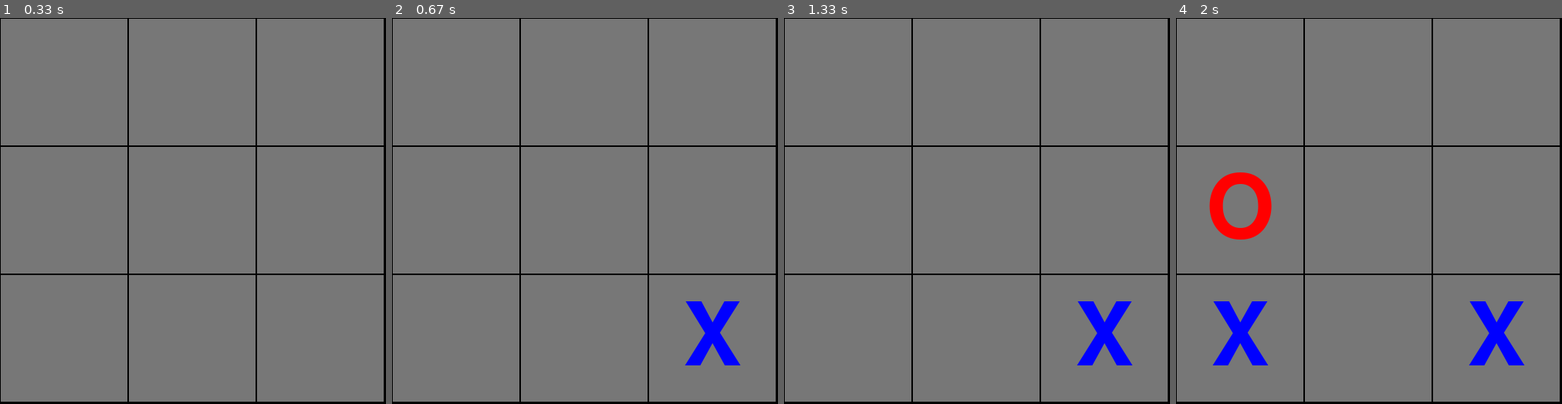
Above: before the commit, frames 1-4 (left to right).
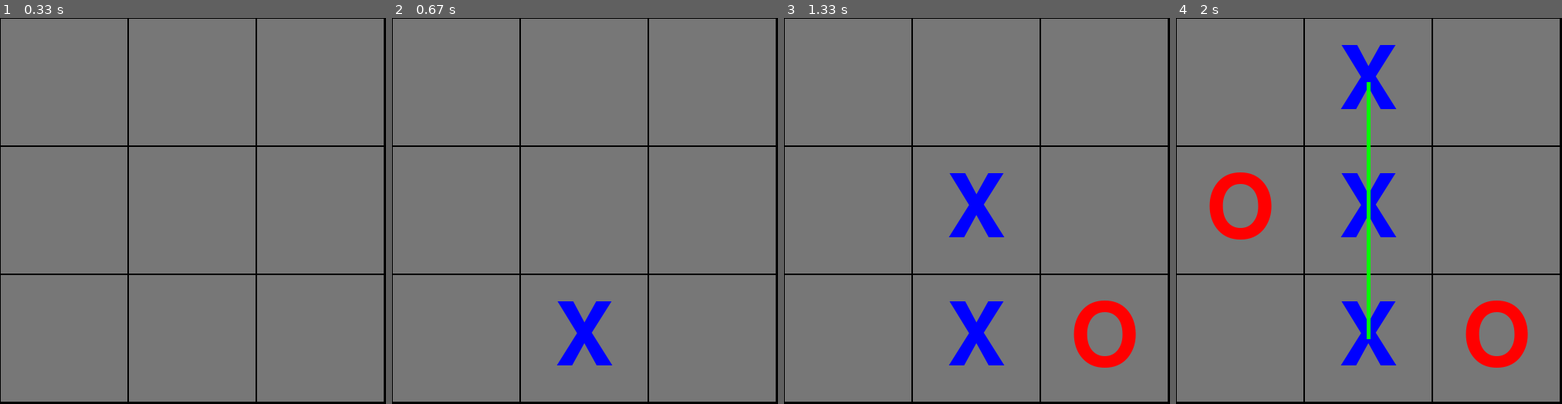
Above: after the commit, the same moments.

Repository: nafiz1001/tic-tac-toe-pygame
Game: pygame game, started from main.py
Two runs of this game, one before a commit and one after it. Both use one fixed random seed, a clock stepped at 60 frames per second and the inputs below.
Inputs (mouse positions are in pixels of both pictures, inside the frame that each line leads up to):
- Up to frame 1 (0.33 s): no input
- Up to frame 2 (0.67 s): hold R from 0.33 s (still down)
- Up to frame 3 (1.33 s): release R at 0.8 s; press the mouse at (1034, 75) at 0.87 s; move the mouse to (1077, 211) at 0.97 s; release the mouse at (1119, 346) at 1.1 s; press the mouse at (1034, 75) at 1.3 s
- Up to frame 4 (2 s): move the mouse to (1326, 137) at 1.4 s; release the mouse at (1230, 199) at 1.53 s; press the mouse at (1426, 75) at 1.97 s

Frame 1 is identical in both runs. In frame 2, 2.4% of the frame differs, in the area x 42-91%, y 73-90%; in frame 3, 4.5%; in frame 4, 7.4%, in the area x 9-92%, y 7-91%.

Commit message:
refactor and comment

Diff:
--- a/ai.py
+++ b/ai.py
@@ -1,48 +1,36 @@
 import random
+from typing import TypeVar
 
-from game import Game
+from ai_controller import AIController
+
+T = TypeVar("T")
 
 
 class AI:
-    def __init__(self) -> None:
-        pass
+    """A general purpose AI that only expects an AIController object to play the game"""
 
-    def max_search(self, game: Game) -> Game:
-        index = game.evaluation_index()
+    @staticmethod
+    def monte_carlo_method(game: AIController[T], max_player: bool, max_sample: int):
+        """Picks the next move using Monte Carlo Method"""
 
-        def aux(g: Game):
-            total = 0
-            for proc in g.procedures():
-                total += aux(proc())
-            return total + g.evaluation()[index]
+        branches = list(game.branches())
 
-        procedures = list(game.procedures())
-        evaluations = [0] * len(procedures)
-        for i, proc in enumerate(procedures):
-            evaluations[i] = aux(proc())
+        if branches:
+            evaluations = [0 for _ in branches]
 
-        best_index, _ = max(enumerate(evaluations), key=lambda x: x[1])
-        return procedures[best_index]()
+            for i, (_, next_turn) in enumerate(branches):
+                for _ in range(max_sample):
+                    last_turn = next_turn
 
-    def mcts(self, game: Game, max_sample: int) -> Game:
-        procedures = list(game.procedures())
-
-        if procedures:
-            index = game.evaluation_index()
-            evaluations = [0] * len(procedures)
-
-            for i, procedure in enumerate(procedures):
-                newgame = procedure()
-
-                for _ in range(max_sample):
-                    newnewgame = newgame
-                    newnewprocedures = list(newnewgame.procedures())
-
-                    while newnewprocedures:
-                        newnewgame = random.choice(newnewprocedures)()
-                        newnewprocedures = list(newnewgame.procedures())
-
-                    evaluations[i] += newnewgame.evaluation()[index]
+                    while True:
+                        sub_branches = list(last_turn.branches())
+                        if sub_branches:
+                            last_turn = random.choice(sub_branches)[1]
+                        else:
+                            evaluations[i] += last_turn.evaluation() * (
+                                1 if max_player else -1
+                            )
+                            break
 
             best_index, _ = max(enumerate(evaluations), key=lambda x: x[1])
-            return procedures[best_index]()
+            return branches[best_index][0]
--- /dev/null
+++ b/ai_controller.py
@@ -0,0 +1,25 @@
+from typing import Generic, Iterable, TypeVar
+
+
+T = TypeVar("T")
+
+
+class AIController(Generic[T]):
+    """
+    An abstract game interface primarily designed for artificial intelligence
+    """
+
+    def branches(self) -> Iterable[tuple[T, "AIController[T]"]]:
+        """
+        Returns a sequence of available moves and copies of the next state.
+        """
+
+        pass
+
+    def evaluation(self) -> int:
+        """
+        Returns the approximate/precise evaluation/score of
+        the current game state relative to the first player.
+        """
+
+        return 0
--- a/game.py
+++ /dev/null
@@ -1,16 +0,0 @@
-from typing import Iterable
-from collections.abc import Callable, Sequence
-
-
-class Game:
-    def __init__(self) -> None:
-        pass
-
-    def procedures(self) -> Iterable[Callable[[], "Game"]]:
-        pass
-
-    def evaluation_index(self) -> int:
-        return 0
-
-    def evaluation(self) -> Sequence[int]:
-        return [0]
--- a/main.py
+++ b/main.py
@@ -4,10 +4,16 @@
 import ai
 import random
 
-ttt = tictactoe.TicTacToe.new()
+# create tic-tac-toe instance
+ttt = tictactoe.TicTacToe()
+
+# create tic-tac-toe AI
 tttai = ai.AI()
+
+# initialize symbol for ai
 tttai_symbol = random.choice(tictactoe.PLAYERS)
 
+# initialize pygame
 pygame.init()
 
 size = width, height = 500, 500
@@ -15,44 +21,66 @@
 screen = pygame.display.set_mode(size)
 pygame.display.set_caption("Tic-Tac-Toe")
 
+# initialize board
 board = board.TicTacToeBoard(screen)
 
 board.draw_grid()
+# update display
+pygame.display.flip()
+
+print(str(ttt))
+
+mouseup = False
+
+# main loop
 while True:
-    mouseup = False
     for event in pygame.event.get():
         if event.type == pygame.QUIT:
+            # player wants to exit
             sys.exit()
         if event.type == pygame.MOUSEBUTTONUP:
+            # player clicked completely
             mouseup = True
         if event.type == pygame.KEYDOWN and event.key == pygame.K_r:
-            ttt = tictactoe.TicTacToe.new()
+            # player wants to restart the game
+            ttt = tictactoe.TicTacToe()
             tttai_symbol = random.choice(tictactoe.PLAYERS)
+
             board.draw_grid()
+            # updates display
+            pygame.display.flip()
 
-        if isinstance(ttt.curr_state(), tictactoe.TicTacToe.InProgress):
-            symbol = ttt.curr_player()
-            cellpos = None
+            print(str(ttt))
+
+        if isinstance(ttt.get_state(), tictactoe.InProgress):
+            symbol = ttt.get_player()
+            cell_pos = None
 
             if symbol != tttai_symbol and mouseup:
-                cellpos = board.pos_to_cell(*pygame.mouse.get_pos())
+                # it is the player's turn
+                cell_pos = board.pos_to_cell(*pygame.mouse.get_pos())
+                mouseup = False
             elif symbol == tttai_symbol:
+                # it is the AI's turn
+                max_player = tttai_symbol == tictactoe.X
+                cell_pos = tttai.monte_carlo_method(ttt, max_player, 50)
 
-                def cast(g) -> tictactoe.TicTacToe:
-                    return g
-
-                newgame = cast(tttai.mcts(ttt, 100))
-                cellpos = newgame.point_added()
-
-            if cellpos:
-                newttt = ttt.play(cellpos)
-                if newttt is not ttt:
-                    ttt = newttt
-                    board.draw_symbol(*cellpos, symbol)
-                    res = ttt.curr_state()
-                    if isinstance(res, tictactoe.TicTacToe.Win):
+            if cell_pos:
+                try:
+                    # attempt to draw at cell_pos
+                    ttt.play(cell_pos)
+                    board.draw_symbol(*cell_pos, symbol)
+                    res = ttt.get_state()
+                    if isinstance(res, tictactoe.Win):
+                        # someone won the game, so draw
+                        # lines on matching cells
                         for points in res.strats:
                             board.draw_line(points[0], points[-1])
 
-    pygame.display.flip()
-    pygame.time.wait(10)
+                except tictactoe.IllegalMove as e:
+                    print(str(e))
+
+                # update display
+                pygame.display.flip()
+
+                print(str(ttt))
--- a/tictactoe.py
+++ b/tictactoe.py
@@ -1,6 +1,4 @@
-from collections.abc import Callable, Sequence
-from typing import Iterable, Union
-from game import Game
+from ai_controller import AIController
 
 SymbolType = int
 EMPTY_CELL = SymbolType(0)
@@ -8,16 +6,14 @@
 O = SymbolType(2)
 PLAYERS = [X, O]
 
-EMPTY_BOARD = {(x, y): EMPTY_CELL for y in range(3) for x in range(3)}
-
 WINNING_STRATS = (
     # horizontal
     [[(x, y) for x in range(3)] for y in range(3)]
     # vertical
     + [[(x, y) for y in range(3)] for x in range(3)]
-    # top left - bottom right
+    # top left to bottom right
     + [[(i, i) for i in range(3)]]
-    # top right - bottom left
+    # top right to bottom left
     + [[(2 - i, i) for i in range(3)]]
 )
 
@@ -27,99 +23,166 @@
     for x in range(3)
 }
 
+EMPTY_BOARD = 0
 
-class TicTacToe(Game):
+
+class IllegalMove(Exception):
+    """The exception thrown if the player makes an illegal move"""
+
+    def __init__(self, *args: object) -> None:
+        super().__init__(*args)
+        self.message = args[0]
+
+    def __str__(self) -> str:
+        return self.message
+
+
+class InProgress:
+    """Represents the in-progress state of the game"""
+
+    def __init__(self) -> None:
+        pass
+
+
+class Win:
+    """
+    Represents the winning state of the
+    game including the winning player and
+    the winning moves to win the game
+    """
+
+    def __init__(self, player: SymbolType, strats: list[list[tuple[int, int]]]) -> None:
+        self.player = player
+        self.strats = strats
+
+
+class Draw:
+    """Represents the draw state of the game"""
+
+    def __init__(self) -> None:
+        pass
+
+
+class TicTacToe(AIController[tuple[int, int]]):
+    """
+    A class to represent a tic-tac-toe game.
+    """
+
     def __init__(
         self,
-        ttt: Union["TicTacToe", None],
-        point: Union[tuple[int, int], None],
+        player: SymbolType = X,
+        board: dict[tuple[int, int], SymbolType] = EMPTY_BOARD,
+        state: Draw | InProgress | Win = InProgress(),
+        last_move: tuple[int, int] | None = None,
     ):
-        super().__init__()
+        """Constructs a TicTacToe instance"""
 
-        self.player = PLAYERS[ttt.player % len(PLAYERS) if ttt else 0]
-        self.board = dict(ttt.board) if ttt else dict(EMPTY_BOARD)
-        self.point = point
-        self.state = TicTacToe.InProgress()
+        self.player = player
+        self.board = (
+            {(x, y): EMPTY_CELL for y in range(3) for x in range(3)}
+            if board is EMPTY_BOARD
+            else board
+        )
+        self.state = state
+        self.last_move = last_move
 
-        if point and ttt:
-            self.board[point] = ttt.player
-            for strat in STRATS[point]:
-                count = sum(ttt.player == self.board[p] for p in strat)
+    def get_board(self):
+        """Returns the current board"""
+
+        return self.board
+
+    def get_player(self):
+        """Returns current player"""
+
+        return self.player
+
+    @staticmethod
+    def symbol_to_str(symbol: SymbolType):
+        """Returns string representation of symbol"""
+
+        return ["?", "X", "O"][symbol]
+
+    def get_state(self):
+        """Returns current state of the game"""
+
+        return self.state
+
+    def __str__(self):
+        """Returns the current state of the game in string format"""
+
+        board = "\n".join(
+            [
+                "".join([TicTacToe.symbol_to_str(self.board[(x, y)]) for x in range(3)])
+                for y in range(3)
+            ]
+        )
+        return f"{self.player}\n{board}\n{self.state}\n{self.last_move}"
+
+    def play(self, target: tuple[int, int]):
+        """
+        Plays a single round by marking a cell at (target[0], target[1]).
+        Throws IllegalMove exception if the cell is already occupied
+        or the game is not in progress (i.e. someone won or tied).
+        """
+
+        if self.board[target] in PLAYERS:
+            raise IllegalMove(f"Cell at ({target[0]}, {target[1]}) already occupied")
+        elif not isinstance(self.state, InProgress):
+            raise IllegalMove(f"The  game is not in progress")
+        else:
+            self.board[target] = self.player
+            self.last_move = target
+
+            # determine new game state
+            for strat in STRATS[target]:
+                count = sum(self.player == self.board[p] for p in strat)
                 if count == 3:
-                    if isinstance(self.state, TicTacToe.Win):
+                    if isinstance(self.state, Win):
                         self.state.strats.append(strat)
                     else:
-                        self.state = TicTacToe.Win(ttt.player, [strat])
-            if isinstance(self.state, TicTacToe.InProgress) and all(
+                        self.state = Win(self.player, [strat])
+            if isinstance(self.state, InProgress) and all(
                 self.board[p] != EMPTY_CELL for p in self.board
             ):
-                self.state = TicTacToe.Draw()
+                self.state = Draw()
 
-    @staticmethod
-    def new():
+            # switch to next player
+            self.player = [EMPTY_CELL, O, X][self.player]
+
+    def copy(self):
+        """Returns a copy of self."""
+
         return TicTacToe(
-            None,
-            None,
+            player=self.player,
+            board={(x, y): self.board[(x, y)] for y in range(3) for x in range(3)},
+            state=self.state,
+            last_move=self.last_move,
         )
 
-    def curr_board(self):
-        return self.board.items()
+    def branches(self):
+        """
+        Returns a sequence of available moves and copies of the next
+        game state. It comes in handy when implementing an AI.
+        """
 
-    def curr_player(self):
-        return self.player
-
-    def curr_symbol(self):
-        return ["X", "O", "X"][self.player - 1]
-
-    def curr_state(self):
-        return self.state
-
-    def point_added(self):
-        return self.point
-
-    def play(self, target: tuple[int, int]):
-        if self.board[target] in PLAYERS:
-            return self
-        elif not isinstance(self.state, TicTacToe.InProgress):
-            return self
-        else:
-            return TicTacToe(self, target)
-
-    def procedures(self) -> Iterable[Callable[[], "TicTacToe"]]:
-        def procedure(p):
-            def execute():
-                return self.play(p)
-
-            return execute
-
-        if isinstance(self.state, TicTacToe.InProgress):
+        if isinstance(self.state, InProgress):
             for p, s in self.board.items():
                 if s == EMPTY_CELL:
-                    yield procedure(p)
+                    ttt = self.copy()
+                    ttt.play(p)
+                    yield p, ttt
 
-    def evaluation_index(self) -> int:
-        return self.player - 1
+    def evaluation(self):
+        """
+        Returns the approximate/precise evaluation/score of the
+        current game state relative to the first player which is "X".
+        It comes in handy when implementing an AI.
+        """
 
-    def evaluation(self) -> Sequence[int]:
-        if isinstance(self.state, TicTacToe.Win):
+        if isinstance(self.state, Win):
             if self.state.player == X:
-                return (len(self.state.strats), -len(self.state.strats))
+                return len(self.state.strats)
             else:
-                return (-len(self.state.strats), len(self.state.strats))
+                return -len(self.state.strats)
         else:
-            return (0, 0)
-
-    class InProgress:
-        def __init__(self) -> None:
-            pass
-
-    class Win:
-        def __init__(
-            self, player: SymbolType, strats: list[list[tuple[int, int]]]
-        ) -> None:
-            self.player = player
-            self.strats = strats
-
-    class Draw:
-        def __init__(self) -> None:
-            pass
+            return 0
--- a/tictactoe_board.py
+++ b/tictactoe_board.py
@@ -4,6 +4,8 @@
 
 class TicTacToeBoard:
     def __init__(self, surface: pygame.Surface) -> None:
+        """Constructs a TicTacToeBoard instance"""
+
         self.surface = surface
         self.size = self.width, self.height = self.surface.get_size()
         self.cellsize = self.cellwidth, self.cellheight = (
@@ -19,22 +21,45 @@
         }
 
     def pos_to_cell(self, x: int, y: int):
-        return x // self.cellwidth, y // self.cellheight
+        """
+        Converts position in pixel inside surface to
+        2-D cell position that ranges from [0, 3).
+        """
+
+        return min(x // self.cellwidth, 2), min(y // self.cellheight, 2)
 
     def cell_to_pos(self, x: int, y: int):
+        """
+        Converts cell position ([0, 2]) to the
+        position of the cell's middle in pixel unit.
+        """
+
         return (self.cellwidth * (x + 0.5), self.cellheight * (y + 0.5))
 
     def draw_symbol(self, x: int, y: int, symbol: str):
+        """
+        Draws symbol at cell x, y.
+        It draws an 'X' if the symbol is 'X'.
+        It draws an 'O' if the symbol is 'O'.
+        """
+
         src = self.symbols[symbol]
         rect = src.get_rect(center=self.cell_to_pos(x, y))
         self.surface.blit(src, rect)
 
     def draw_line(self, a: tuple[int, int], b: tuple[int, int]):
+        """Draws a diagonal line from point a to point b."""
+
         pygame.draw.line(
             self.surface, 0x00FF00, self.cell_to_pos(*a), self.cell_to_pos(*b), 5
         )
 
     def draw_grid(self):
+        """
+        Draws the entire tic-tac-toe board from
+        scratch, erasing all changes made.
+        """
+
         cellrect = pygame.rect.Rect(0, 0, self.cellwidth, self.cellheight)
 
         for y in range(3):
